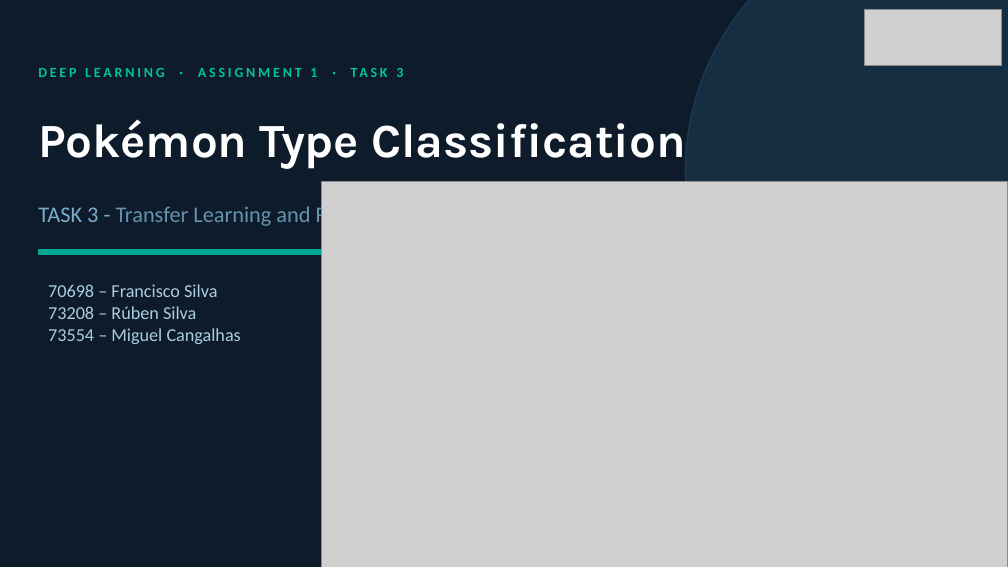
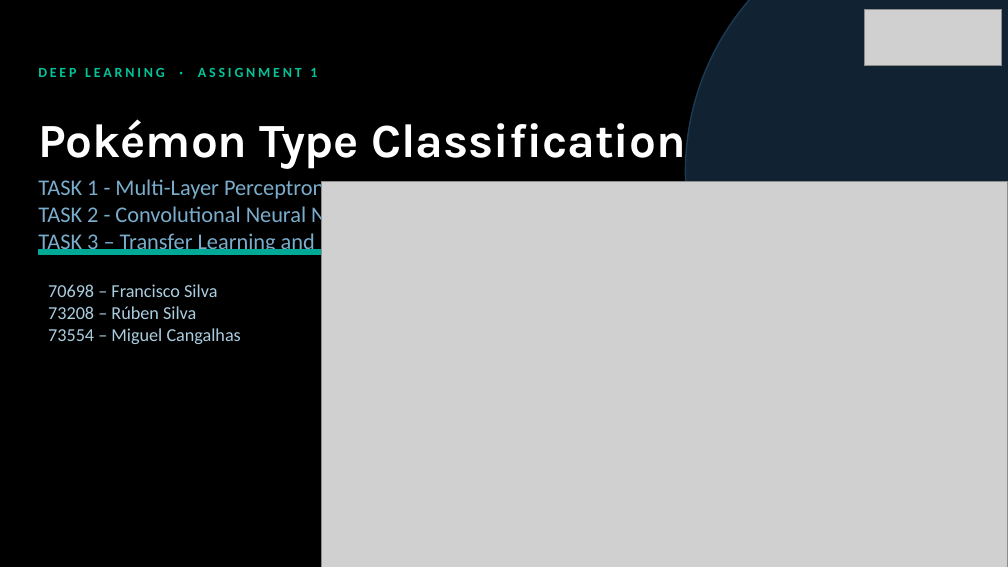
Before and after one commit to fmssilva/DL_Proj, a slide deck: slide 1 of assignment_1/task3/Task3_report.pptx. Drawn at 1008x567 pixels with LibreOffice and Linux fonts; fonts in the diff are those of the drawing; grey boxes stand for pictures; background and template pictures are left out. Boxes give left, top, right and bottom in pixels: in the first picture for what was removed or moved away, otherwise in the second. Text is boxed around its words. In the diff, an @@ line names an element or a change of style, - is before the commit and + after.

```diff
--- a/assignment_1/task3/Task3_report.pptx
+++ b/assignment_1/task3/Task3_report.pptx
@@ background #0D1B2A to #000000 @@
@@ text at (38,68,317,77): text changed @@
-DEEP LEARNING · ASSIGNMENT 1 · TASK 3
+DEEP LEARNING · ASSIGNMENT 1
@@ text at (38,179,437,255): text changed; text colour #6692AE to #7AADCC @@
-TASK 3 - Transfer Learning and Fine-Tuning
+TASK 1 - Multi-Layer Perceptron
+TASK 2 - Convolutional Neural Network
+TASK 3 – Transfer Learning and Fine-Tunning
```
Also in this commit, not shown: 4 other slides changed, 57 slides added.
